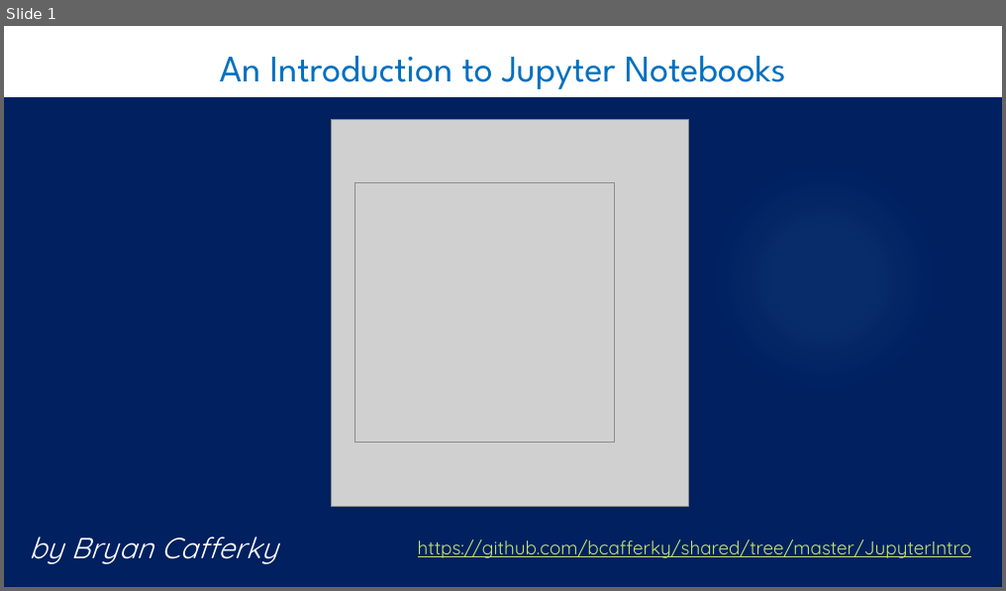
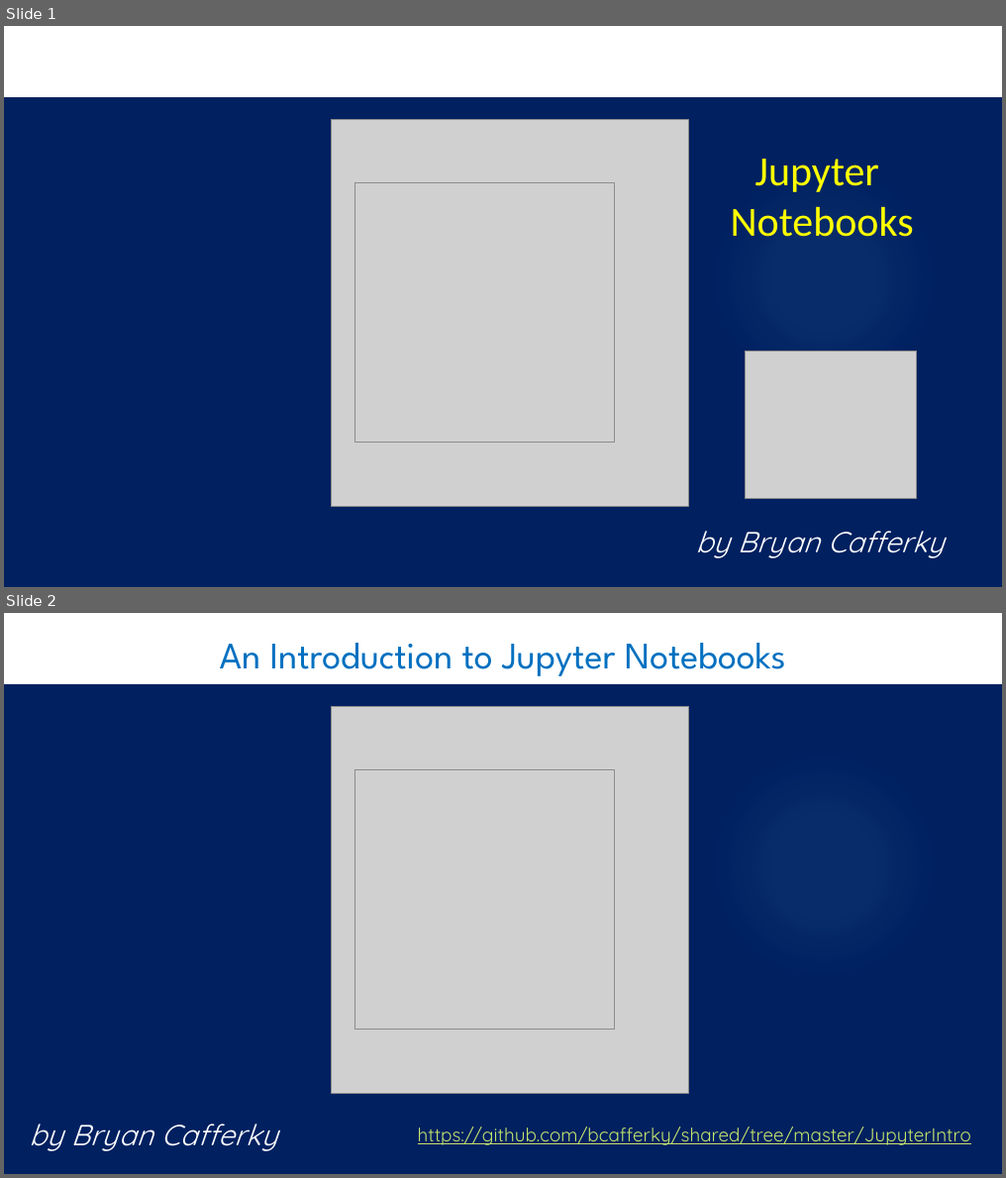
Before and after one commit to bcafferky/shared, a slide deck: JupyterIntro/Intro_to_Jupyter_Notebooks_part1.pptx. Shown one above the other, each under a label of ours: slide 1 before the commit, slides 1 and 2 after it. The pictures are 1006x591 and 1006x1178 pixels, drawn with LibreOffice and Linux fonts; fonts in the diff are those of the drawing; grey boxes stand for pictures; background and template pictures are left out. Boxes give left, top, right and bottom in pixels: in the first picture for what was removed or moved away, otherwise in the second. Text is boxed around its words. In the diff, an @@ line names an element or a change of style, - is before the commit and + after.

```diff
--- a/JupyterIntro/Intro_to_Jupyter_Notebooks_part1.pptx
+++ b/JupyterIntro/Intro_to_Jupyter_Notebooks_part1.pptx
@@ slide 1 added at [4, 26, 1002, 587], background #FFFFFF; not listed: 2 template elements that a slide beside it also shows @@
@@ picture added at [331, 120, 688, 506] @@
@@ title added at [731, 159, 914, 237], 40 pt, text #FFFF00 @@
+Jupyter
+Notebooks
@@ picture added at [355, 183, 615, 443] @@
@@ picture added at [746, 351, 917, 499] @@
@@ text added at [696, 531, 944, 559], 28 pt, text #FFFFFF, italic @@
+by Bryan Cafferky
@@ what was slide 1 is now slide 2 @@
```
Also in this commit, not shown: 3 slides changed, 1 other slide added, 1 other file.
